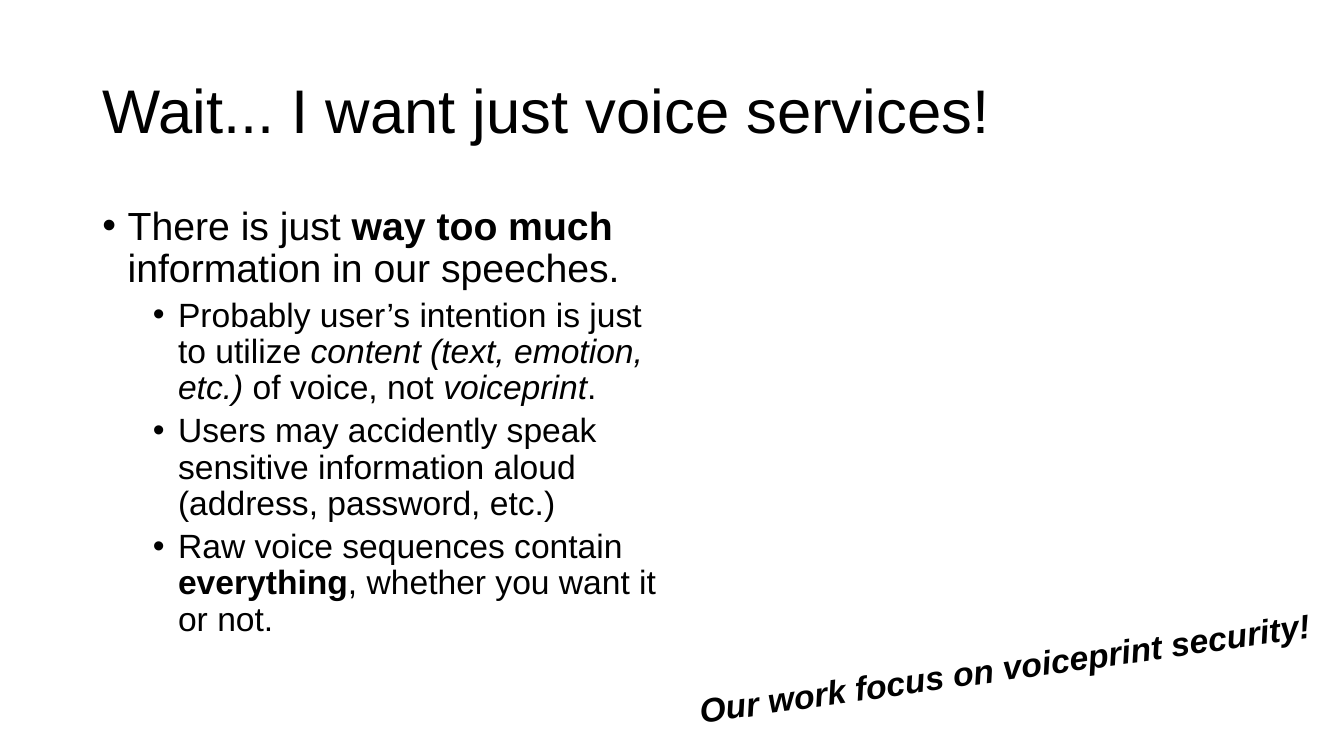
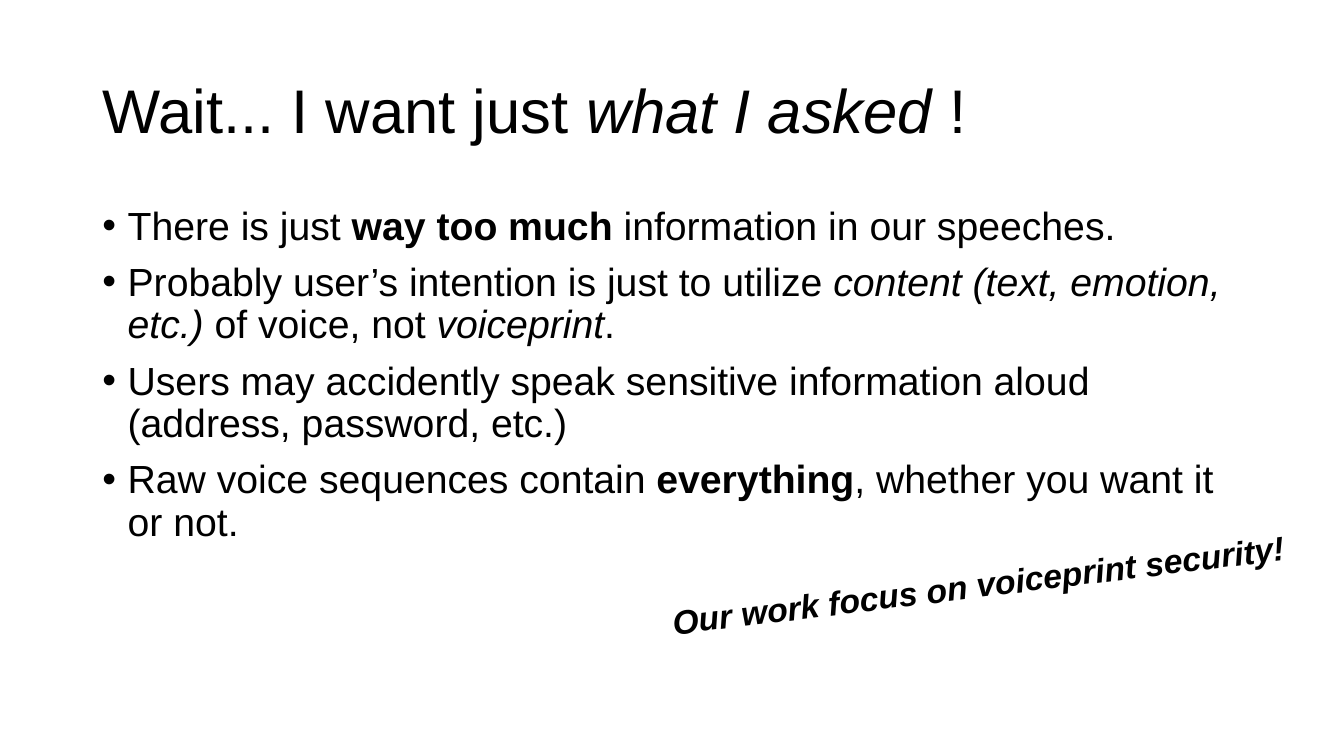
Before and after one commit to aurantiaco-sucus/sgvc_adv_conf, a slide deck: slide 4 of pres.pptx. Drawn at 1344x756 pixels with LibreOffice and Linux fonts; fonts in the diff are those of the drawing. Boxes give left, top, right and bottom in pixels: in the first picture for what was removed or moved away, otherwise in the second. Text is boxed around its words. In the diff, an @@ line names an element or a change of style, - is before the commit and + after.

```diff
--- a/pres.pptx
+++ b/pres.pptx
@@ title at [102, 88, 932, 145]: text changed @@
-Wait... I want just voice services!
+Wait... I want just what I asked !
@@ text at [128, 267, 1220, 537]: size 24 to 28 pt in "Probably user’s intention is just to utilize ...", "Users may accidently speak sensitive information aloud ...", "Raw voice sequences contain everything, whether you ..."; list level 2 to 1 in "Probably user’s intention is just ..."; list level 2 to 1 in "Users may accidently speak sensitive ..."; list level 2 to 1 in "Raw voice sequences contain everything, ..." @@
@@ text "Our work focus on voiceprint ..." rewrapped from [955, 665, 996, 687] to [674, 609, 733, 634] @@
```
Also in this commit, not shown: 3 other slides changed, 15 slides added.
